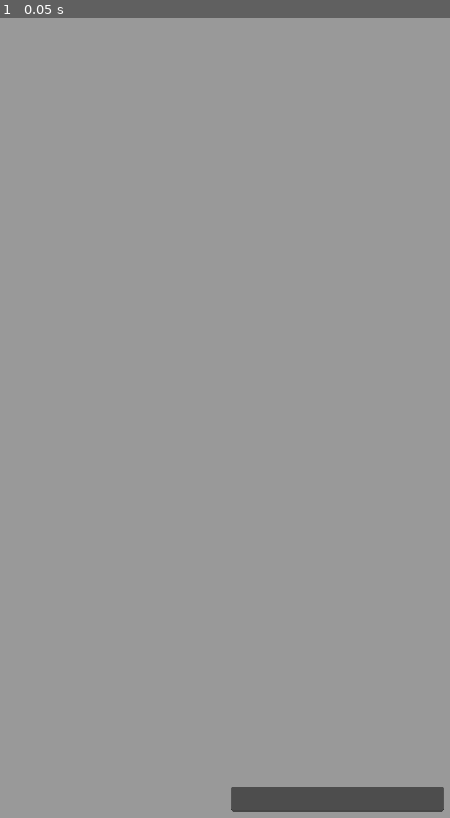
Above: before the commit, frame 1.
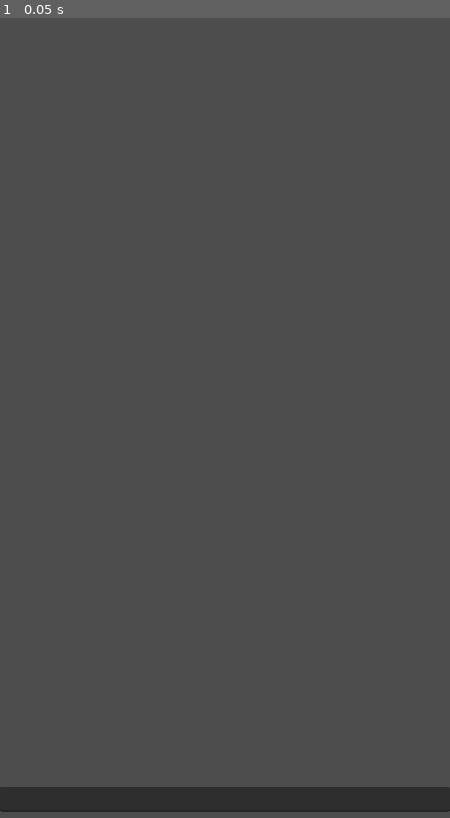
Above: after the commit, the same moment.

Repository: 0-5788719150923125/praxis
Game: Godot game, scene res://scenes/main.tscn
Same seed, same stepped clock (60 frames per second), same inputs: the game is played once before the commit and once after it.
Inputs:
- Up to frame 1 (0.05 s): no input

The runs differ from the first frame. In frame 1, 100% of the frame differs, in the area x 0-100%, y 0-100%.

Commit message:
fix chat handling

Diff:
--- a/axis/scenes/chat_interface.tscn
+++ b/axis/scenes/chat_interface.tscn
@@ -6,7 +6,6 @@
 script = ExtResource("1_v8f8w")
 
 [node name="BackgroundTouch" type="Control" parent="."]
-process_mode = 3
 layout_mode = 3
 anchors_preset = 15
 anchor_right = 1.0
@@ -16,35 +15,43 @@
 
 [node name="UIRoot" type="Control" parent="."]
 layout_mode = 3
-anchors_preset = 0
-offset_right = 40.0
-offset_bottom = 40.0
+anchors_preset = 15
+anchor_right = 1.0
+anchor_bottom = 1.0
+grow_horizontal = 2
+grow_vertical = 2
+mouse_filter = 2
 
 [node name="ScrollContainer" type="ScrollContainer" parent="UIRoot"]
 layout_mode = 1
-anchors_preset = 10
+anchors_preset = 15
 anchor_right = 1.0
+anchor_bottom = 1.0
+offset_bottom = -60.0
 grow_horizontal = 2
+grow_vertical = 2
+mouse_filter = 2
 
 [node name="MessageContainer" type="VBoxContainer" parent="UIRoot/ScrollContainer"]
 layout_mode = 2
+size_flags_horizontal = 3
+mouse_filter = 2
 
 [node name="InputContainer" type="HBoxContainer" parent="UIRoot"]
 layout_mode = 1
-anchors_preset = 7
-anchor_left = 0.5
+anchors_preset = 12
 anchor_top = 1.0
-anchor_right = 0.5
+anchor_right = 1.0
 anchor_bottom = 1.0
-offset_left = 320.0
-offset_top = 1200.0
-offset_right = 360.0
-offset_bottom = 1240.0
+offset_top = -50.0
+offset_bottom = -10.0
 grow_horizontal = 2
 grow_vertical = 0
+mouse_filter = 2
 
 [node name="TextEdit" type="TextEdit" parent="UIRoot/InputContainer"]
 layout_mode = 2
 size_flags_horizontal = 3
+wrap_mode = 1
 
 [node name="HTTPRequest" type="HTTPRequest" parent="UIRoot"]
--- a/axis/scripts/chat_interface.gd
+++ b/axis/scripts/chat_interface.gd
@@ -15,7 +15,6 @@
 
 const KEYBOARD_OFFSET = 1000
 const INPUT_MARGIN = 10
-const SPECIAL_TOKENS = ["[EOS]", "[TAC]", "[CAT]", "[CTX]", "[XTC]", "[BOS]", "[PAD]"]
 
 func _ready():
 	_initialize_components()
@@ -26,14 +25,17 @@
 	initial_viewport_height = get_viewport().get_visible_rect().size.y
 	input_field.wrap_mode = TextEdit.LINE_WRAPPING_BOUNDARY
 	input_field.scroll_fit_content_height = true
-	input_field.set_script(preload("res://scripts/input_field.gd"))
 
-	# Configure background touch panel
-	var panel = Panel.new()
-	background_touch.add_child(panel)
-	panel.anchor_right = 1.0
-	panel.anchor_bottom = 1.0
-	panel.add_theme_stylebox_override("panel", StyleBoxFlat.new())
+	# Make sure background touch can receive input
+	background_touch.mouse_filter = Control.MOUSE_FILTER_STOP
+
+func _on_window_resize():
+	var current_height = get_viewport().get_visible_rect().size.y
+	if current_height >= initial_viewport_height and is_keyboard_visible:
+		_on_focus_exited()
+
+	_setup_layout()
+	_update_message_sizes()
 
 func _setup_signals():
 	http_request.request_completed.connect(_on_request_completed)
@@ -44,42 +46,13 @@
 	background_touch.gui_input.connect(_on_background_touch)
 
 func _setup_layout():
-	# Set up main container
-	ui_root.anchor_right = 1.0
-	ui_root.anchor_bottom = 1.0
-	ui_root.offset_right = 0
-	ui_root.offset_bottom = 0
-
-	# Configure scroll container
-	scroll_container.anchor_right = 1.0
-	scroll_container.anchor_bottom = 1.0
-	scroll_container.offset_bottom = -60
-	scroll_container.vertical_scroll_mode = ScrollContainer.SCROLL_MODE_AUTO
-	scroll_container.horizontal_scroll_mode = ScrollContainer.SCROLL_MODE_DISABLED
-
-	# Configure message container
-	message_container.size_flags_horizontal = Control.SIZE_EXPAND_FILL
-	message_container.size_flags_vertical = Control.SIZE_EXPAND_FILL
-	message_container.add_theme_constant_override("separation", 10)
-
-	# Configure input container
-	input_container.anchor_top = 1.0
-	input_container.anchor_right = 1.0
-	input_container.anchor_bottom = 1.0
-	input_container.offset_left = 10
-	input_container.offset_right = -10
-
-	# Configure input field
-	input_field.size_flags_horizontal = Control.SIZE_EXPAND_FILL
-	input_field.custom_minimum_size.y = 40
-
 	_update_input_position(is_keyboard_visible)
 
 func _update_input_position(keyboard_visible: bool):
 	var offset = KEYBOARD_OFFSET if keyboard_visible and OS.has_feature("mobile") else 0
 	input_container.offset_top = -50 - offset
 	input_container.offset_bottom = -INPUT_MARGIN - offset
-	scroll_container.offset_bottom = -(50 + INPUT_MARGIN) - offset  # Match input container height
+	scroll_container.offset_bottom = -(50 + INPUT_MARGIN) - offset
 
 func _on_focus_entered() -> void:
 	is_keyboard_visible = true
@@ -92,18 +65,12 @@
 	_update_input_position(false)
 
 func _on_background_touch(event: InputEvent) -> void:
-	if (event is InputEventMouseButton or event is InputEventScreenTouch) and event.pressed:
-		if not Rect2(input_field.global_position, input_field.size).has_point(event.global_position):
-			input_field.release_focus()
-			get_viewport().set_input_as_handled()
-
-func _on_window_resize():
-	var current_height = get_viewport().get_visible_rect().size.y
-	if current_height >= initial_viewport_height and is_keyboard_visible:
-		_on_focus_exited()
-
-	_setup_layout()
-	_update_message_sizes()
+	if event is InputEventMouseButton and event.pressed:
+		input_field.release_focus()
+		get_viewport().set_input_as_handled()
+	elif event is InputEventScreenTouch and event.pressed:
+		input_field.release_focus()
+		get_viewport().set_input_as_handled()
 
 func _update_message_sizes():
 	var max_width = min(get_viewport().size.x - 40, 600)  # 20px padding on each side
@@ -180,14 +147,7 @@
 	if ink_index != -1:
 		response = response.substr(0, ink_index).strip_edges()
 
-	response = _strip_special_tokens(response)
 	return "Error: No valid response content" if response.strip_edges().is_empty() else response
-
-func _strip_special_tokens(text: String) -> String:
-	var cleaned_text = text
-	for token in SPECIAL_TOKENS:
-		cleaned_text = cleaned_text.replace(token, "")
-	return cleaned_text.strip_edges()
 
 func _on_request_completed(result: int, response_code: int, headers: PackedStringArray, body: PackedByteArray):
 	if result != HTTPRequest.RESULT_SUCCESS:
